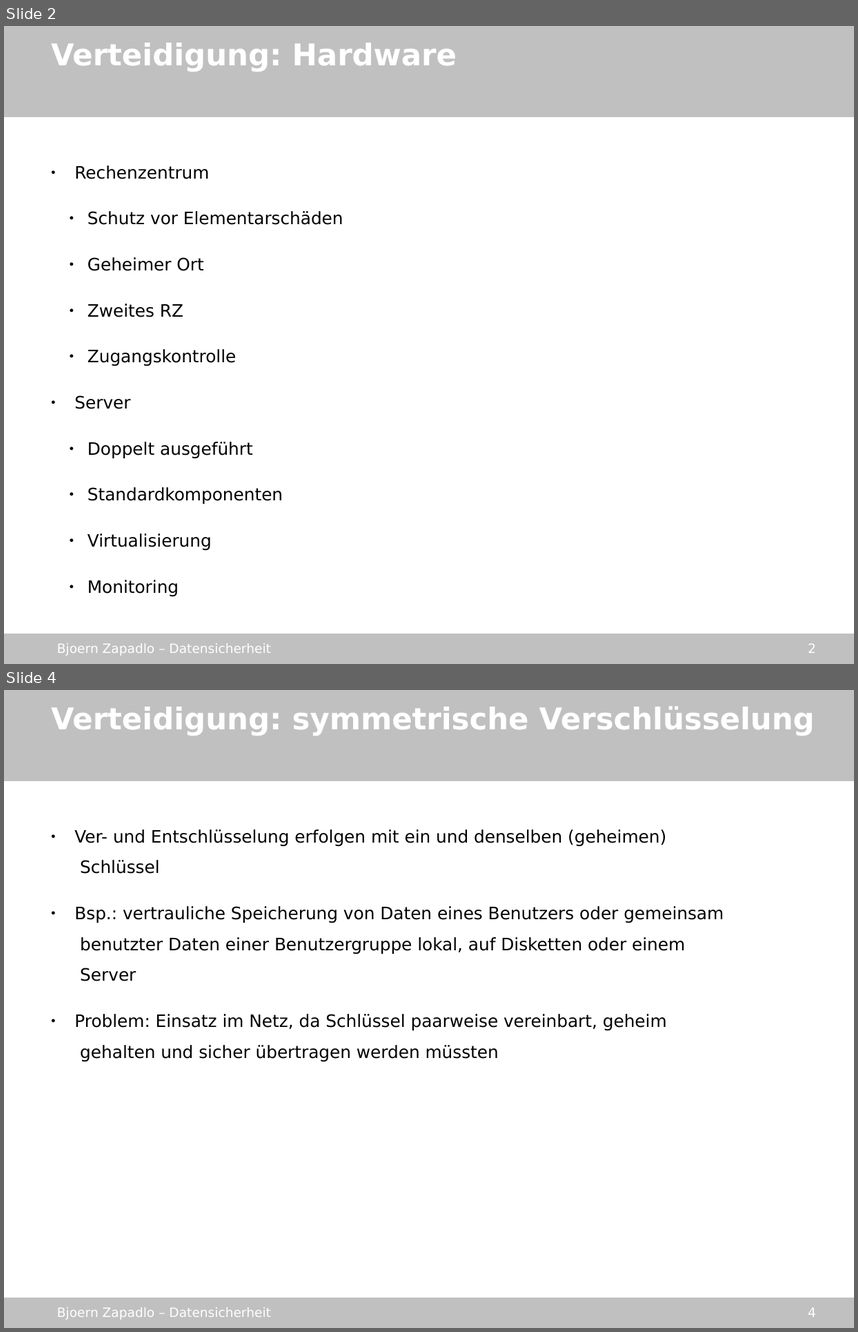
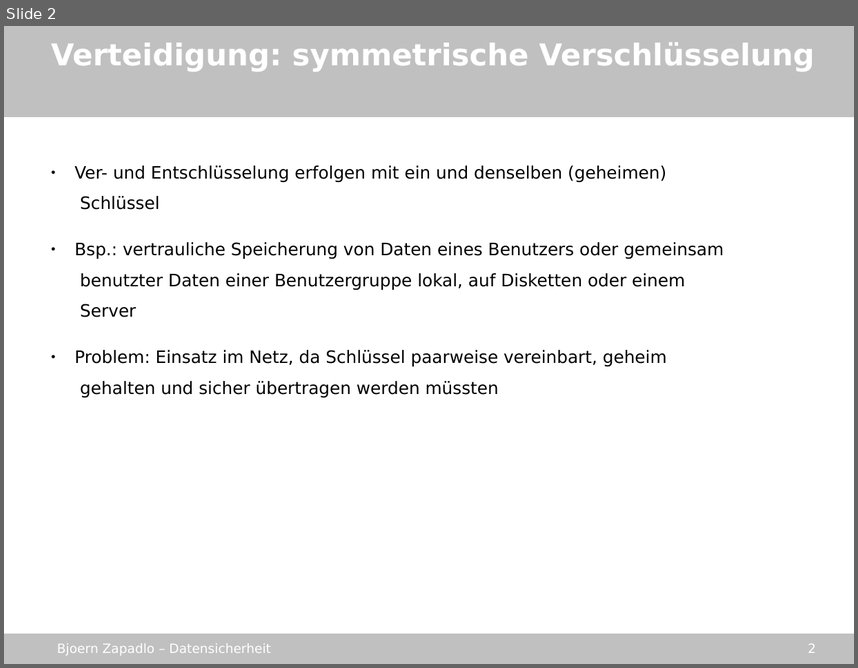
Before and after one commit to gmb2012/sae-datasecurity, a slide deck: stuff/datensicherheit_sae.odp. Shown one above the other, each under a label of ours: slides 2 and 4 before the commit, slide 2 after it; the slides between them are not shown. The pictures are 858x1332 and 858x668 pixels, drawn with LibreOffice and Linux fonts; fonts in the diff are those of the drawing; background and template pictures are left out. Boxes give left, top, right and bottom in pixels: in the first picture for what was removed or moved away, otherwise in the second. Text is boxed around its words. In the diff, an @@ line names an element or a change of style, - is before the commit and + after.

```diff
--- a/stuff/datensicherheit_sae.odp
+++ b/stuff/datensicherheit_sae.odp
@@ slide 2 removed at [4,26,854,664], background picture (left out); not listed: 4 template elements that a slide beside it also shows @@
@@ text removed at [51,43,457,72] @@
-Verteidigung: Hardware
@@ text removed at [74,165,343,596] @@
-● Rechenzentrum
-  ● Schutz vor Elementarschäden
-  ● Geheimer Ort
-  ● Zweites RZ
-  ● Zugangskontrolle
-● Server
-  ● Doppelt ausgeführt
-  ● Standardkomponenten
-  ● Virtualisierung
-  ● Monitoring
@@ what was slide 4 is now slide 2 @@
@@ page number at [808,643,816,653]: text changed @@
-4
+2
```
Also in this commit, not shown: 2 other slides removed, 1 other file.
